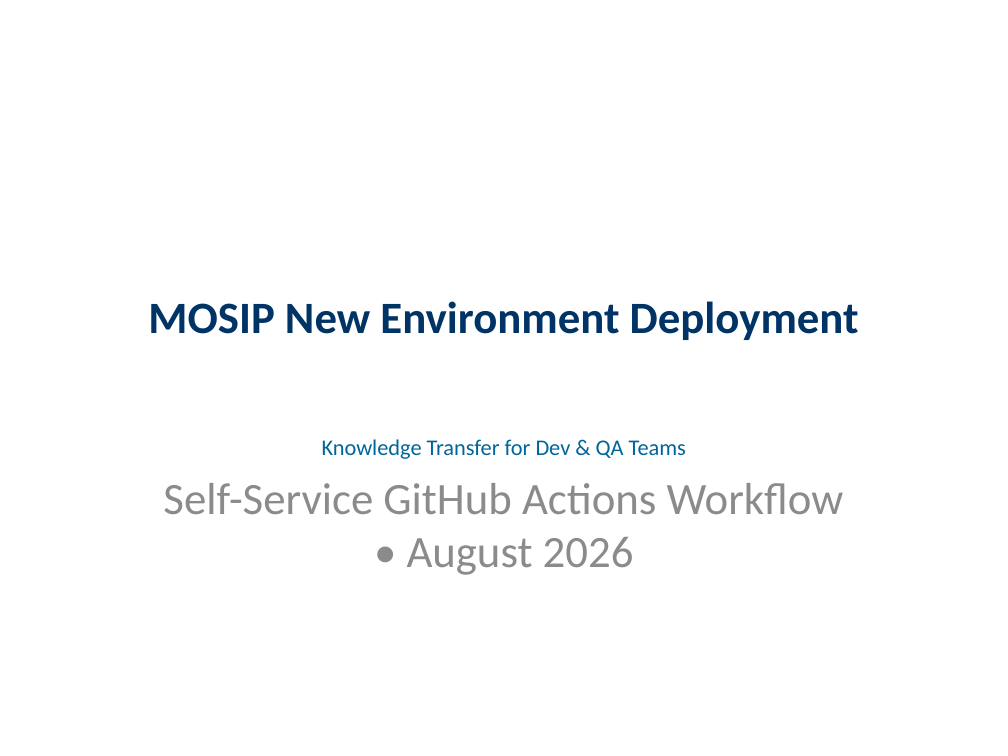
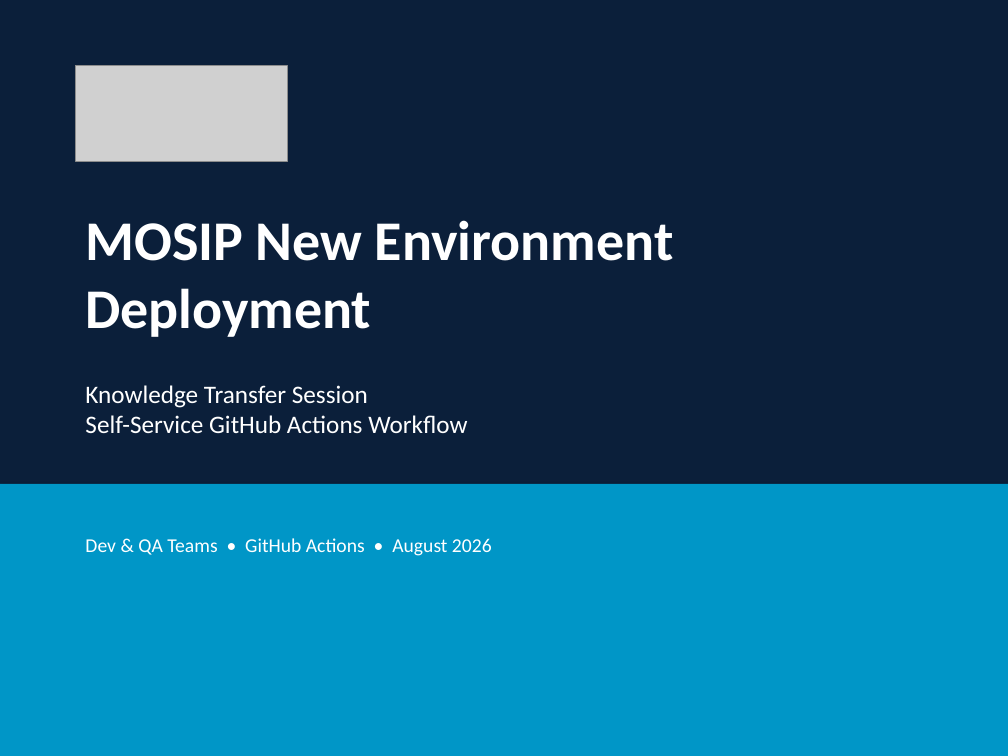
Before and after one commit to Ivanmeneges/infra, a slide deck: slide 1 of docs/presentations/MOSIP_New_Environment_Deployment_KT.pptx. Drawn at 1008x756 pixels with LibreOffice and Linux fonts; fonts in the diff are those of the drawing; grey boxes stand for pictures. Boxes give left, top, right and bottom in pixels: in the first picture for what was removed or moved away, otherwise in the second. Text is boxed around its words. In the diff, an @@ line names an element or a change of style, - is before the commit and + after.

```diff
--- a/docs/presentations/MOSIP_New_Environment_Deployment_KT.pptx
+++ b/docs/presentations/MOSIP_New_Environment_Deployment_KT.pptx
@@ rectangle added at [0,0,1008,756], fill #0B1F3A @@
@@ picture added at [76,66,287,161] @@
@@ text "MOSIP New Environment Deployment": place and size @@
-text "MOSIP New Environment Deployment" at [148,301,859,340]
+text "MOSIP New Environment Deployment" at [85,220,674,337]
@@ text "MOSIP New Environment Deployment" at [85,220,674,337]: size 32 to 40 pt, text colour #003366 to #FFFFFF; alignment centre to left @@
@@ text added at [85,385,467,433], 18 pt, text #FFFFFF @@
+Knowledge Transfer Session
+Self-Service GitHub Actions Workflow
@@ rectangle added at [0,484,1008,756], fill #0096C7 @@
@@ text "Dev & QA Teams • ..." at [85,538,492,556]: vertical alignment top to middle @@
@@ text at [85,538,492,556]: text changed; size 32 to 14 pt; text colour #8C8C8C to #FFFFFF @@
-Knowledge Transfer for Dev & QA Teams
-Self-Service GitHub Actions Workflow • August 2026
+Dev & QA Teams • GitHub Actions • August 2026
```
Also in this commit, not shown: 16 other slides changed, 8 slides added, 8 slides removed, 2 other files.
